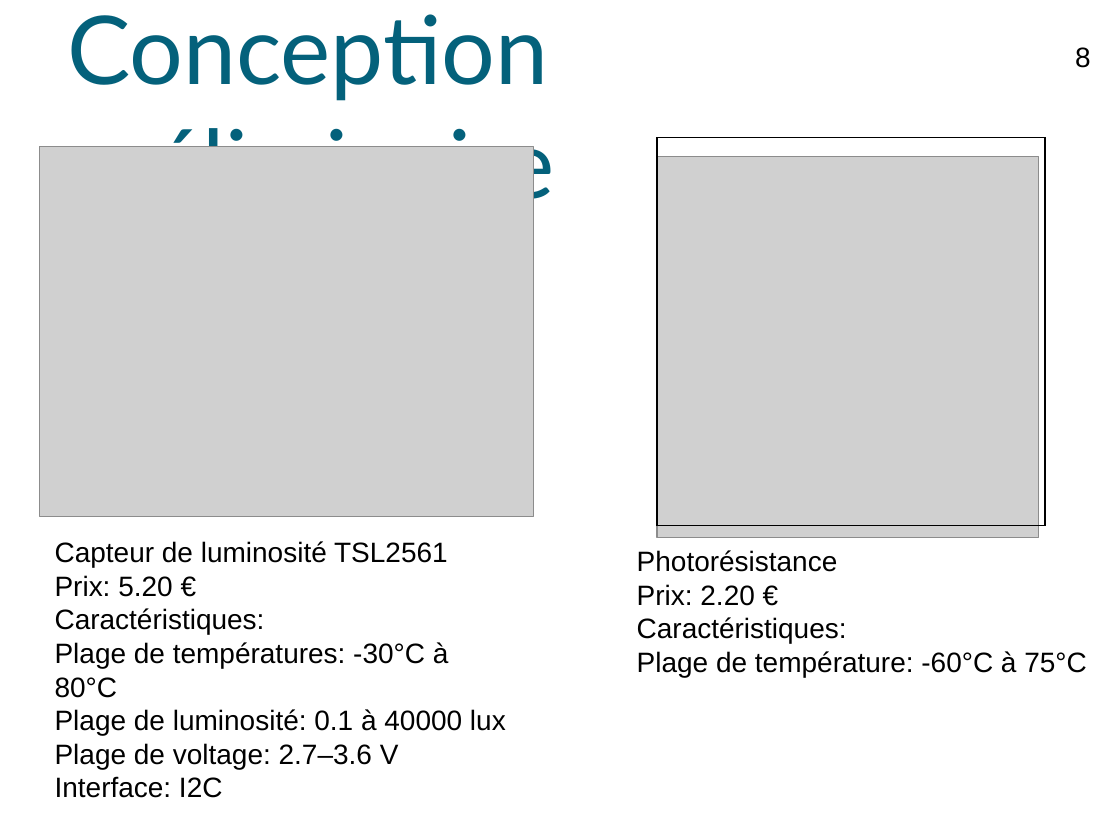
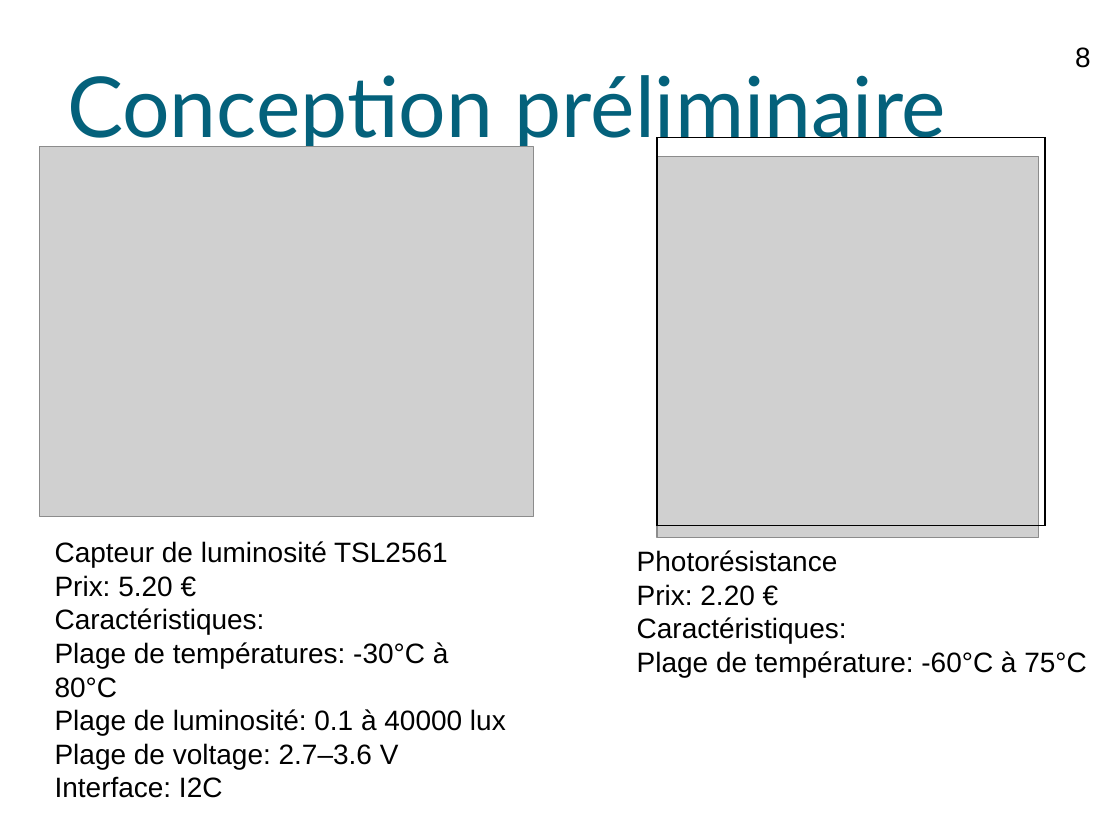
Before and after one commit to lesliesam96/Projet-STI2D, a slide deck: slide 8 of Ralph/Diapo Poulailler (1).ppt. Drawn at 1120x840 pixels with LibreOffice and Linux fonts; fonts in the diff are those of the drawing; grey boxes stand for pictures; background and template pictures are left out. Boxes give left, top, right and bottom in pixels: in the first picture for what was removed or moved away, otherwise in the second. Text is boxed around its words. In the diff, an @@ line names an element or a change of style, - is before the commit and + after.

```diff
--- a/Ralph/Diapo Poulailler (1).ppt
+++ b/Ralph/Diapo Poulailler (1).ppt
@@ title "Conception préliminaire" at bbox=[67, 75, 946, 152]: size 61 to 54 pt @@
```
Also in this commit, not shown: 4 other slides changed, 2 slides added, 3 slides removed.
